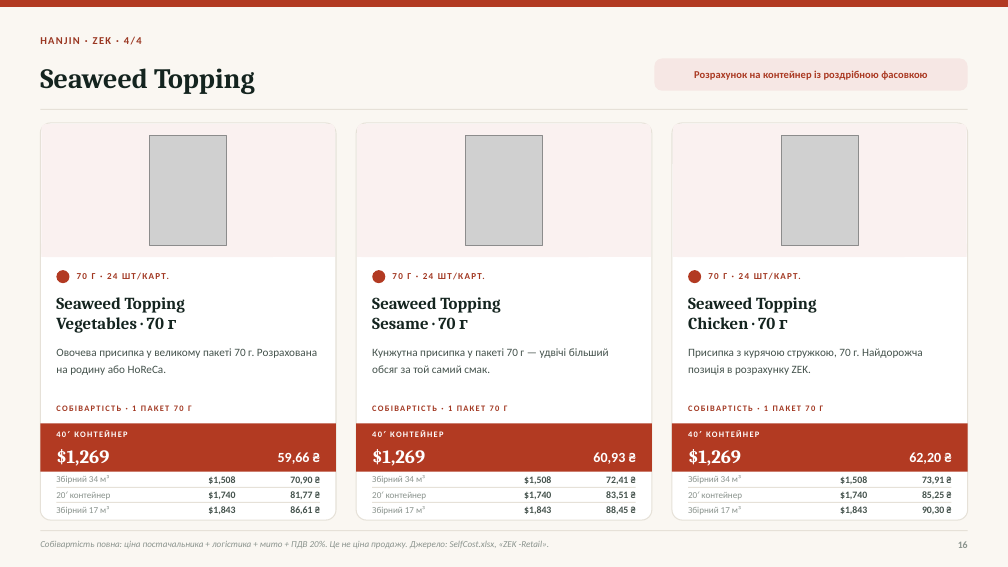
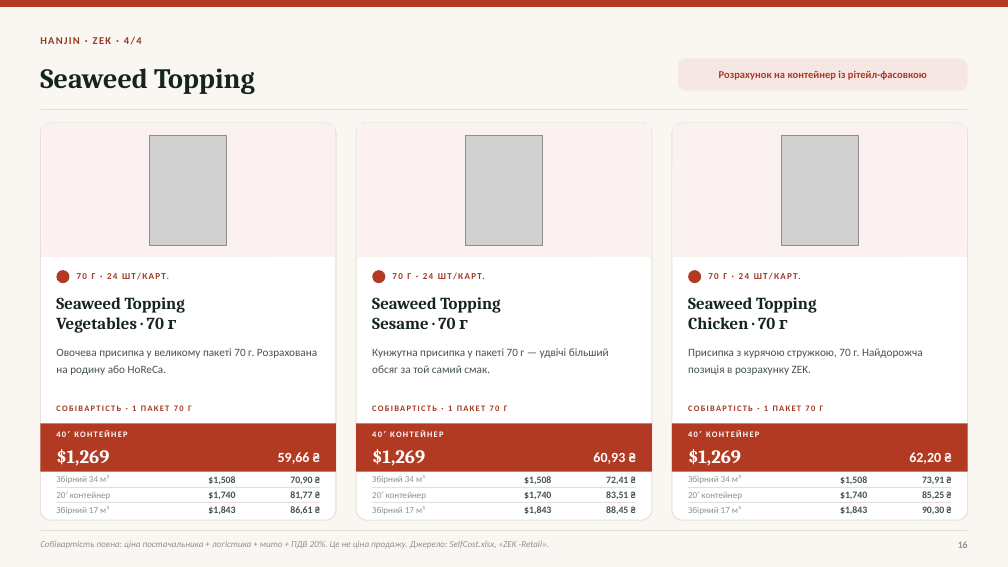
Before and after one commit to IllyaChaplygin/Chaplygin-Illya, a slide deck: slide 16 of presentation/Постачальники_снеків_собівартість.pptx. Drawn at 1008x567 pixels with LibreOffice and Linux fonts; fonts in the diff are those of the drawing; grey boxes stand for pictures. Boxes give left, top, right and bottom in pixels: in the first picture for what was removed or moved away, otherwise in the second. Text is boxed around its words. In the diff, an @@ line names an element or a change of style, - is before the commit and + after.

```diff
--- a/presentation/Постачальники_снеків_собівартість.pptx
+++ b/presentation/Постачальники_снеків_собівартість.pptx
@@ rounded rectangle: place and size @@
-rounded rectangle at box(654, 58, 968, 91)
+rounded rectangle at box(677, 58, 968, 91)
@@ text at box(719, 70, 927, 80): text changed @@
-Розрахунок на контейнер із роздрібною фасовкою
+Розрахунок на контейнер із рітейл-фасовкою
```
Also in this commit, not shown: 13 other slides changed, 6 other files.
